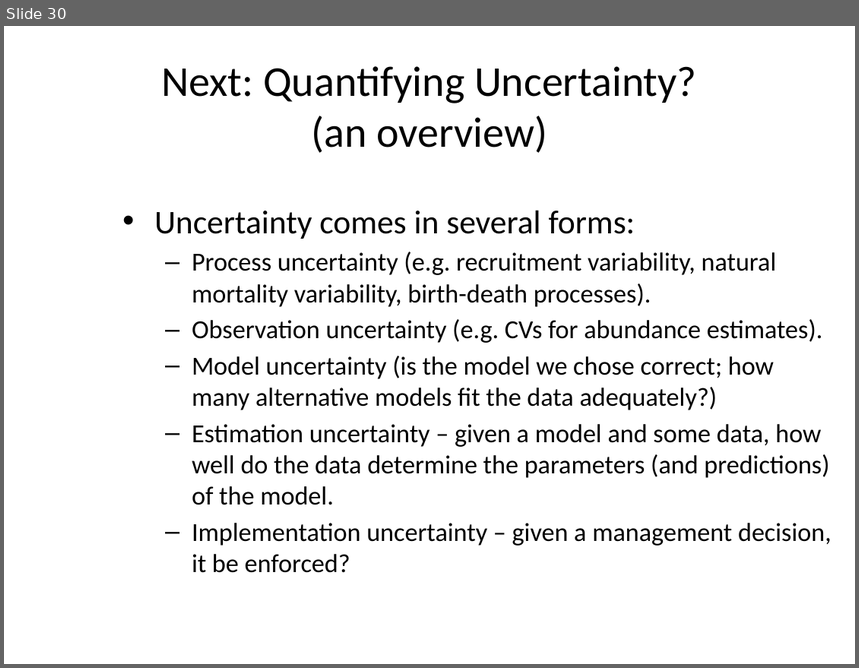
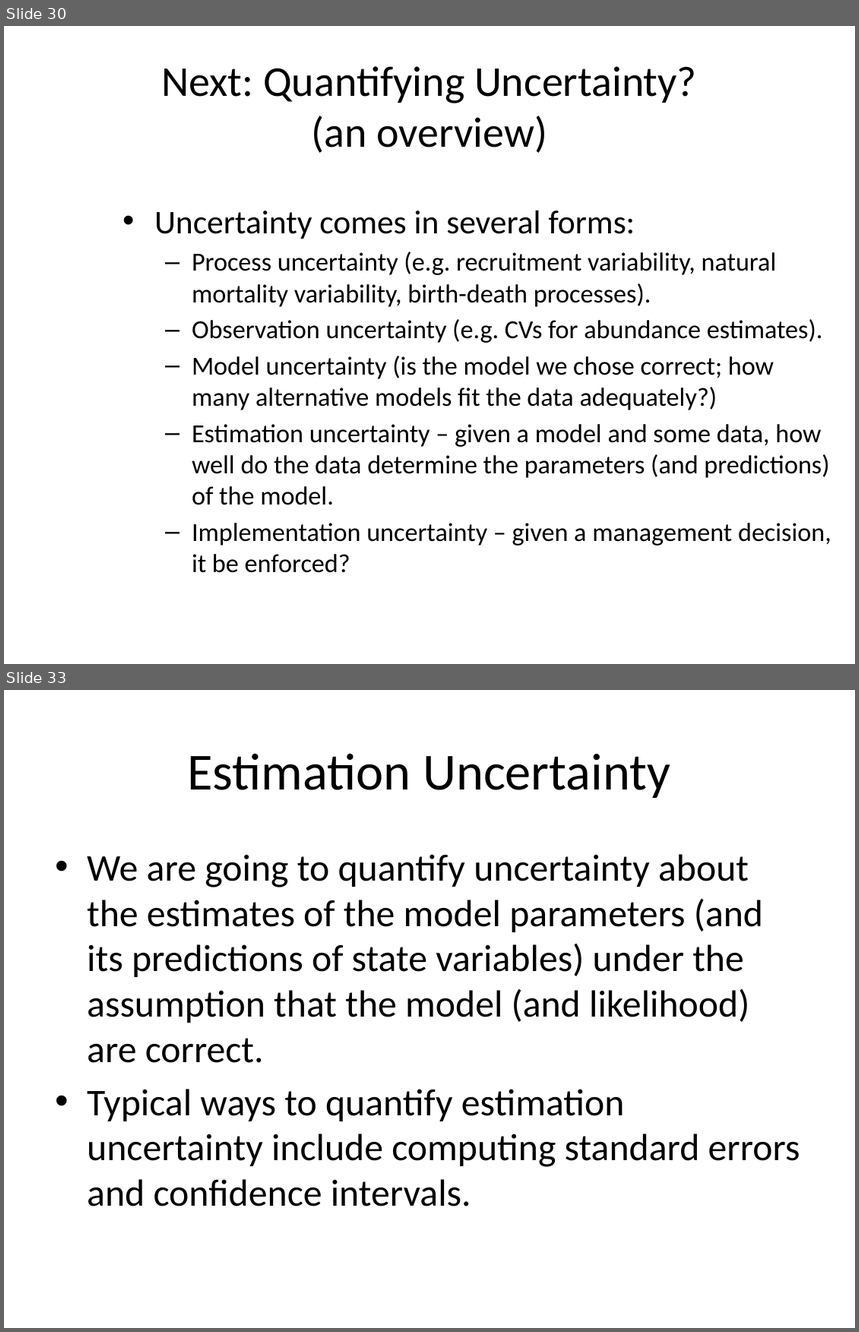
Before and after one commit to rwildermuth/FayLabExamples, a slide deck: Estimation.pptx. Shown one above the other, each under a label of ours: slide 30 before the commit, slides 30 and 33 after it; the slides between them are not shown. The pictures are 859x668 and 859x1332 pixels, drawn with LibreOffice and Linux fonts; fonts in the diff are those of the drawing. Boxes give left, top, right and bottom in pixels: in the first picture for what was removed or moved away, otherwise in the second. Text is boxed around its words. In the diff, an @@ line names an element or a change of style, - is before the commit and + after.

Commit message:
files updated to include likelihood profile work for Apr 8 2015

```diff
--- a/Estimation.pptx
+++ b/Estimation.pptx
@@ slide 33 added at (x1=4, y1=690, x2=855, y2=1328), background #FFFFFF @@
@@ title added at (x1=187, y1=753, x2=671, y2=798), 44 pt, text #000000 @@
+Estimation Uncertainty
@@ text added at (x1=87, y1=854, x2=800, y2=1207), 32 pt, text #000000 @@
+• We are going to quantify uncertainty about the estimates of the model parameters (and its predictions of state variables) under the assumption that the model (and likelihood) are correct.
+• Typical ways to quantify estimation uncertainty include computing standard errors and confidence intervals.
```
Also in this commit, not shown: 10 other slides added, 1 other file.
